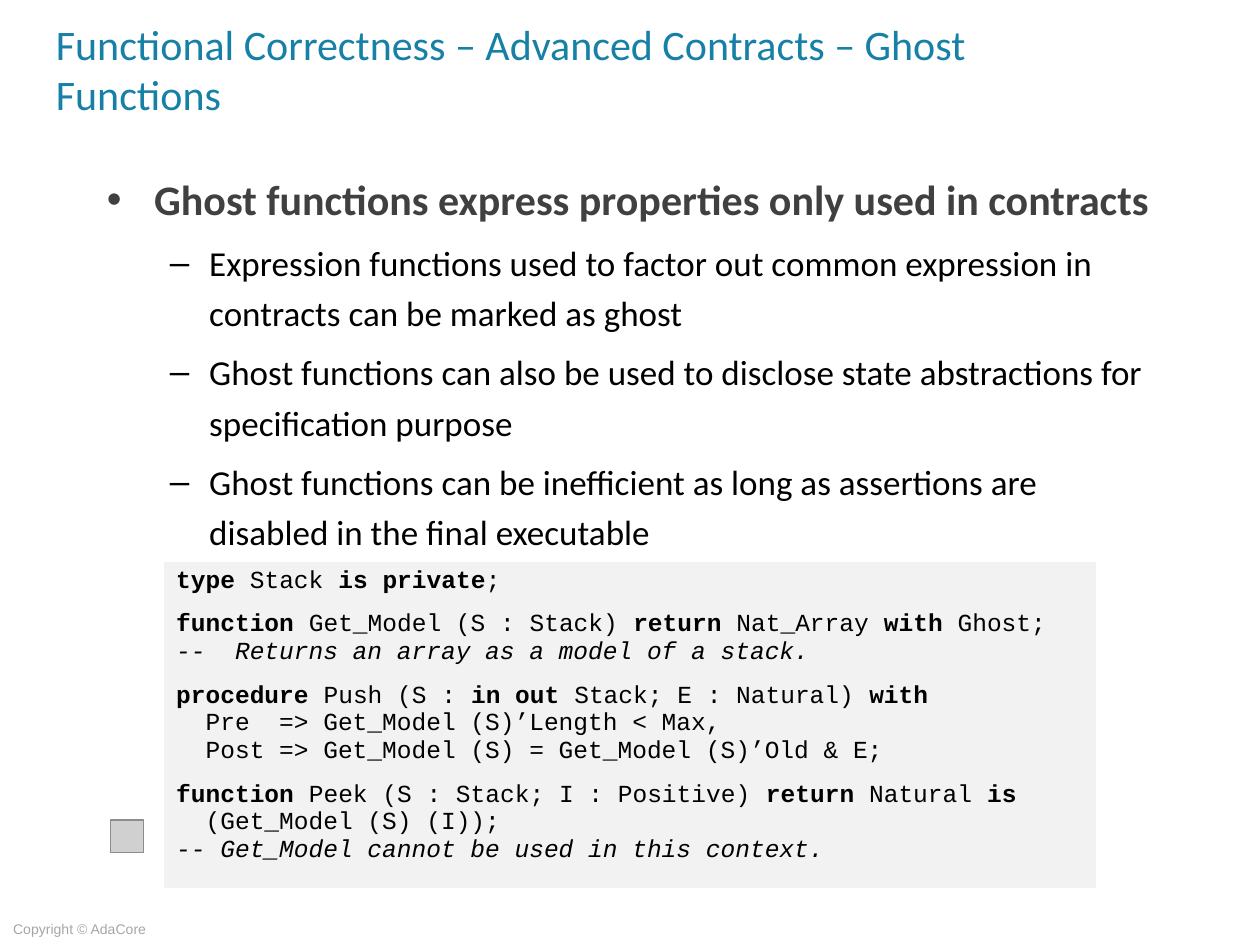
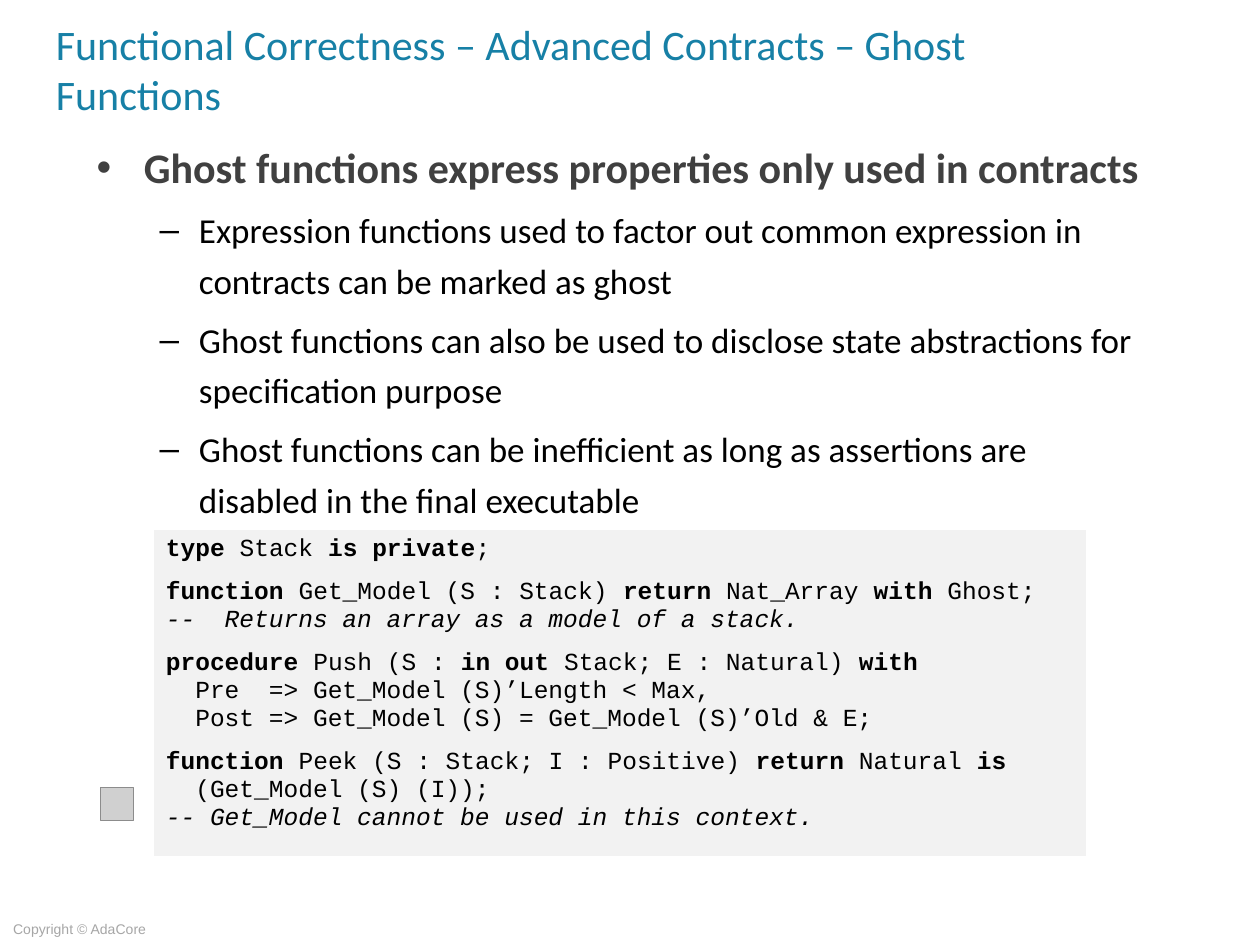
Before and after one commit to AdaCoreU/Courses, a slide deck: slide 6 of lectures/06_SPARK_2014/05_Proof_Of_Functional_Correctness/Slides/05_Proof_Of_Functional_Correctness.ppt. Drawn at 1260x945 pixels with LibreOffice and Linux fonts; fonts in the diff are those of the drawing; grey boxes stand for pictures; background and template pictures are left out. Boxes give left, top, right and bottom in pixels: in the first picture for what was removed or moved away, otherwise in the second. Text is boxed around its words. In the diff, an @@ line names an element or a change of style, - is before the commit and + after.

Commit message:
Initial run of audio for Proof of Functional Correctness
Initial run of audio for Proof of Functional Correctness

```diff
--- a/lectures/06_SPARK_2014/05_Proof_Of_Functional_Correctness/Slides/05_Proof_Of_Functional_Correctness.ppt
+++ b/lectures/06_SPARK_2014/05_Proof_Of_Functional_Correctness/Slides/05_Proof_Of_Functional_Correctness.ppt
@@ text "Ghost functions express properties only ...": place and size @@
-text "Ghost functions express properties only ..." at bbox=[154, 185, 1148, 546]
+text "Ghost functions express properties only ..." at bbox=[144, 153, 1138, 514]
@@ table: place and size @@
-table at bbox=[164, 562, 1096, 890]
+table at bbox=[154, 529, 1086, 857]
@@ picture: place and size @@
-picture at bbox=[111, 820, 144, 853]
+picture at bbox=[101, 788, 134, 820]
```
Also in this commit, not shown: 24 other slides changed, 3 other files.
